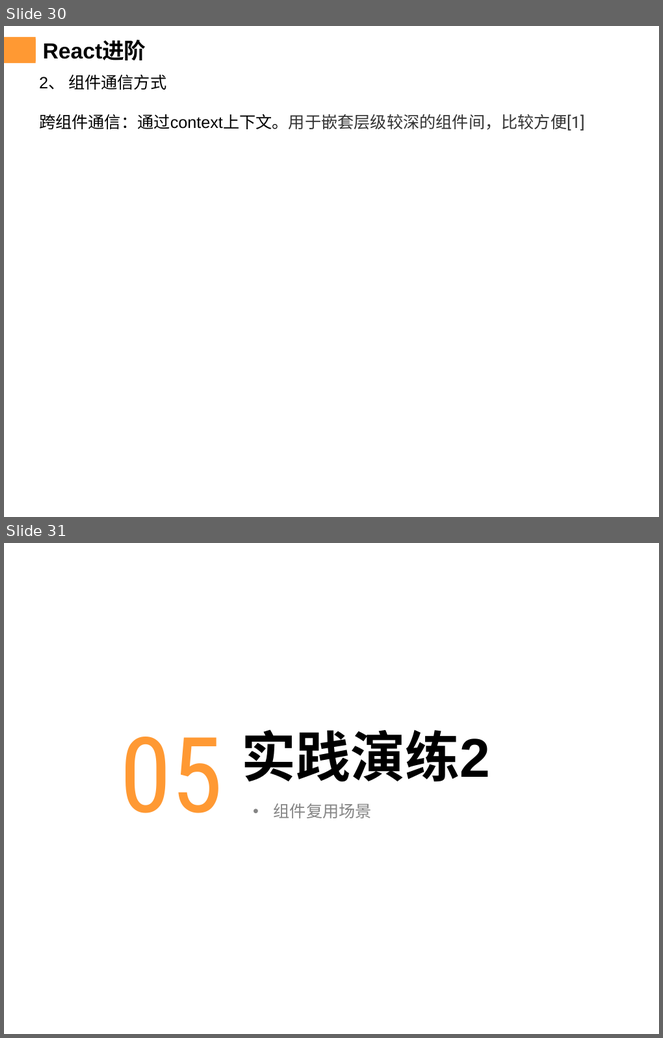
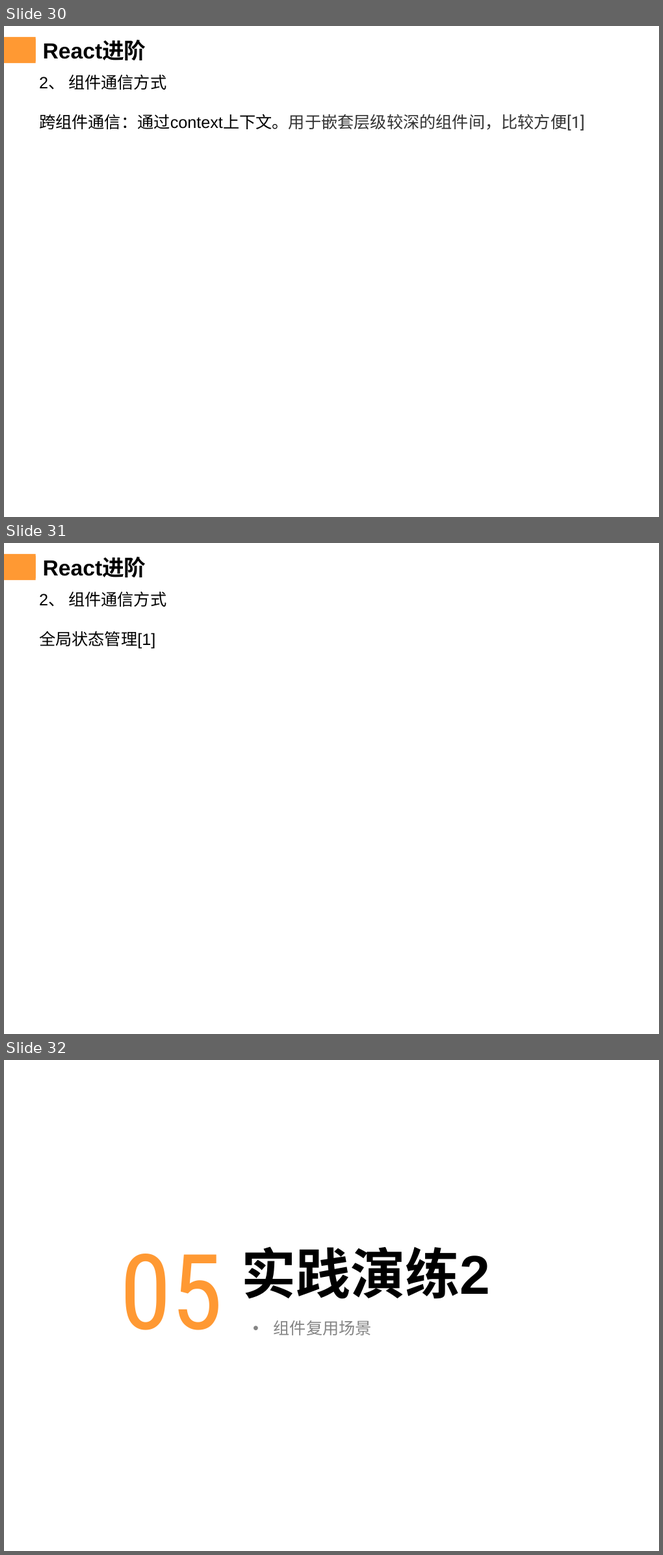
Before and after one commit to chenqiuli/JY_Peixun_1, a slide deck: PPT内容.pptx. Shown one above the other, each under a label of ours: slides 30 and 31 before the commit, slides 30, 31 and 32 after it. The pictures are 663x1038 and 663x1555 pixels, drawn with LibreOffice and Linux fonts; fonts in the diff are those of the drawing; background and template pictures are left out. Boxes give left, top, right and bottom in pixels: in the first picture for what was removed or moved away, otherwise in the second. Text is boxed around its words. In the diff, an @@ line names an element or a change of style, - is before the commit and + after.

```diff
--- a/PPT内容.pptx
+++ b/PPT内容.pptx
@@ slide 31 added at [4, 543, 659, 1034], background #FFFFFF; not listed: 2 template elements that a slide beside it also shows @@
@@ title added at [43, 558, 146, 577], 24 pt, text #000000, bold @@
+React进阶
@@ text added at [39, 592, 166, 649], 18 pt, text #000000 @@
+2、 组件通信方式
+全局状态管理[1]
@@ what was slide 31 is now slide 32 @@
```
Also in this commit, not shown: 4 slides changed, 3 other slides added, 17 other files.
